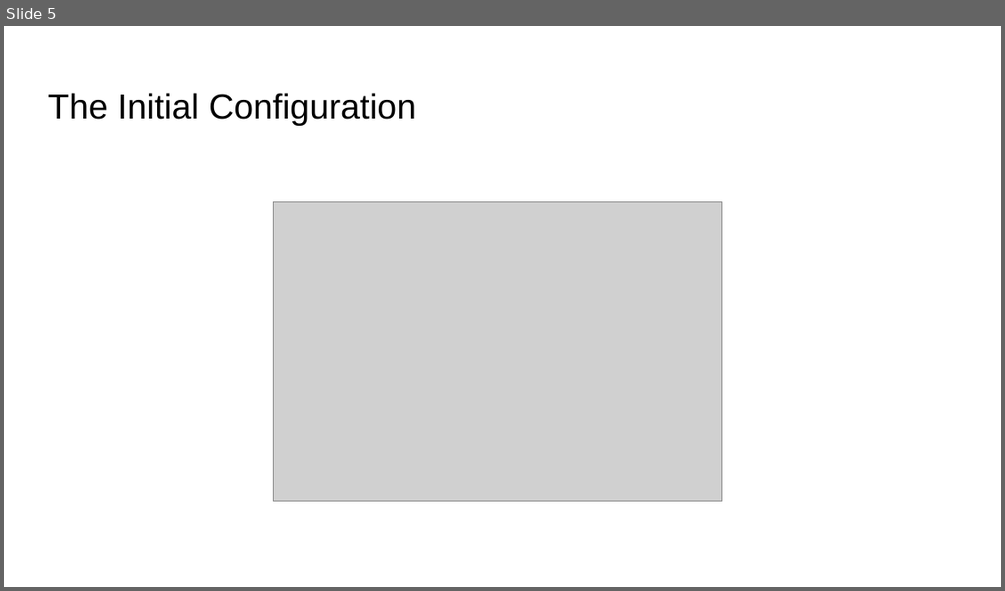
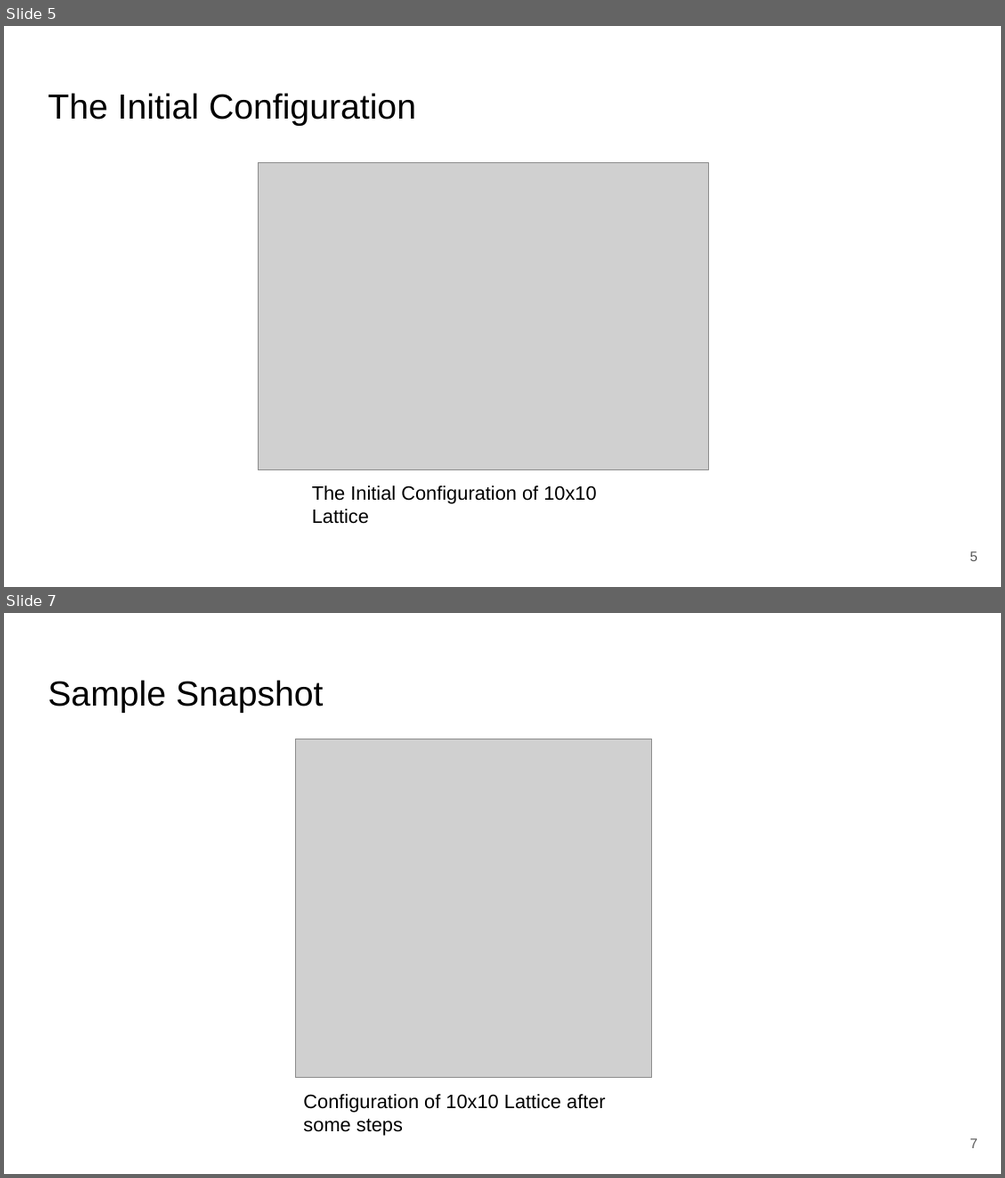
Before and after one commit to DipeshPoudel/MDS-607-MonteCarloMethods, a slide deck: ising_model/MDSDipeshPoudel10/2DIsingModel.pptx. Shown one above the other, each under a label of ours: slide 5 before the commit, slides 5 and 7 after it; the slides between them are not shown. The pictures are 1005x591 and 1005x1178 pixels, drawn with LibreOffice and Linux fonts; fonts in the diff are those of the drawing; grey boxes stand for pictures. Boxes give left, top, right and bottom in pixels: in the first picture for what was removed or moved away, otherwise in the second. Text is boxed around its words. In the diff, an @@ line names an element or a change of style, - is before the commit and + after.

```diff
--- a/ising_model/MDSDipeshPoudel10/2DIsingModel.pptx
+++ b/ising_model/MDSDipeshPoudel10/2DIsingModel.pptx
@@ slide 7 added at bbox=[4, 613, 1001, 1174], background #FFFFFF @@
@@ title added at bbox=[48, 680, 324, 713], 25.2 pt, text #000000 @@
+Sample Snapshot
@@ picture added at bbox=[295, 738, 652, 1078] @@
@@ text added at bbox=[303, 1094, 606, 1135], 14 pt, text #000000 @@
+Configuration of 10x10 Lattice after some steps
@@ page number added at bbox=[970, 1138, 978, 1148], 10 pt, text #595959 @@
+7
@@ slide 5 changed as well @@
@@ picture: place and size @@
-picture at bbox=[273, 202, 721, 501]
+picture at bbox=[259, 162, 709, 471]
@@ text added at bbox=[312, 485, 596, 524], 14 pt, text #000000 @@
+The Initial Configuration of 10x10 Lattice
@@ page number added at bbox=[970, 551, 978, 561], 10 pt, text #595959 @@
+5
```
Also in this commit, not shown: 6 other slides changed, 6 other slides added, 2 slides removed, 12 other files.
